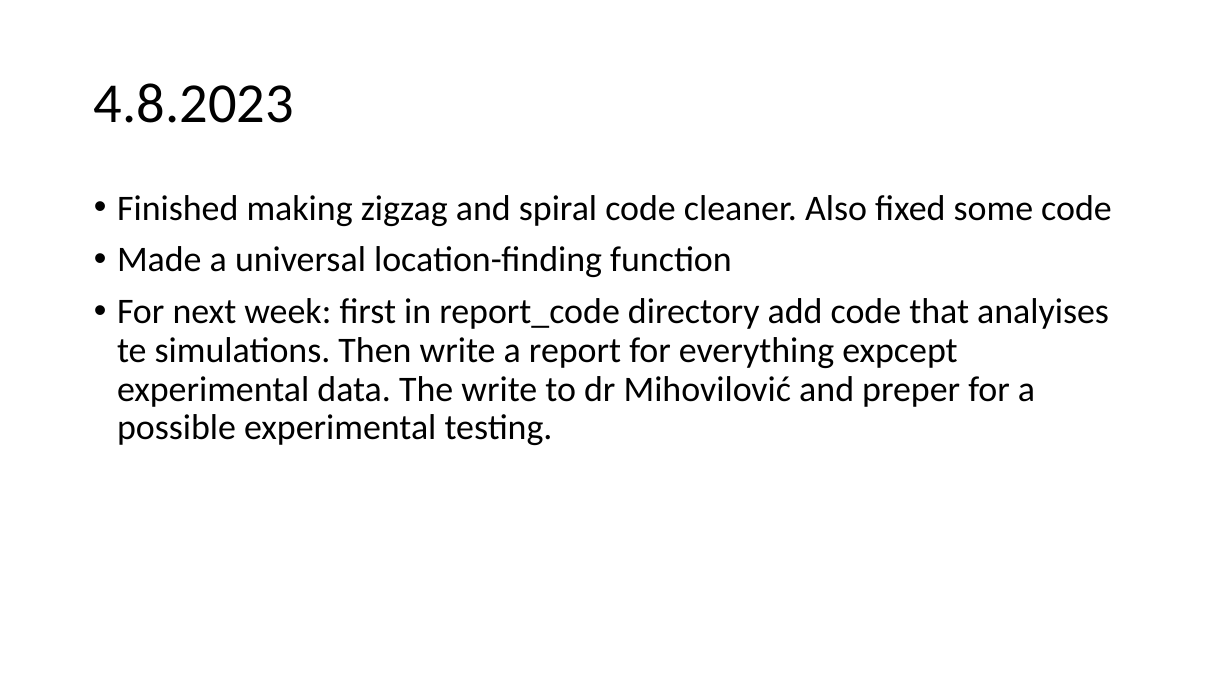
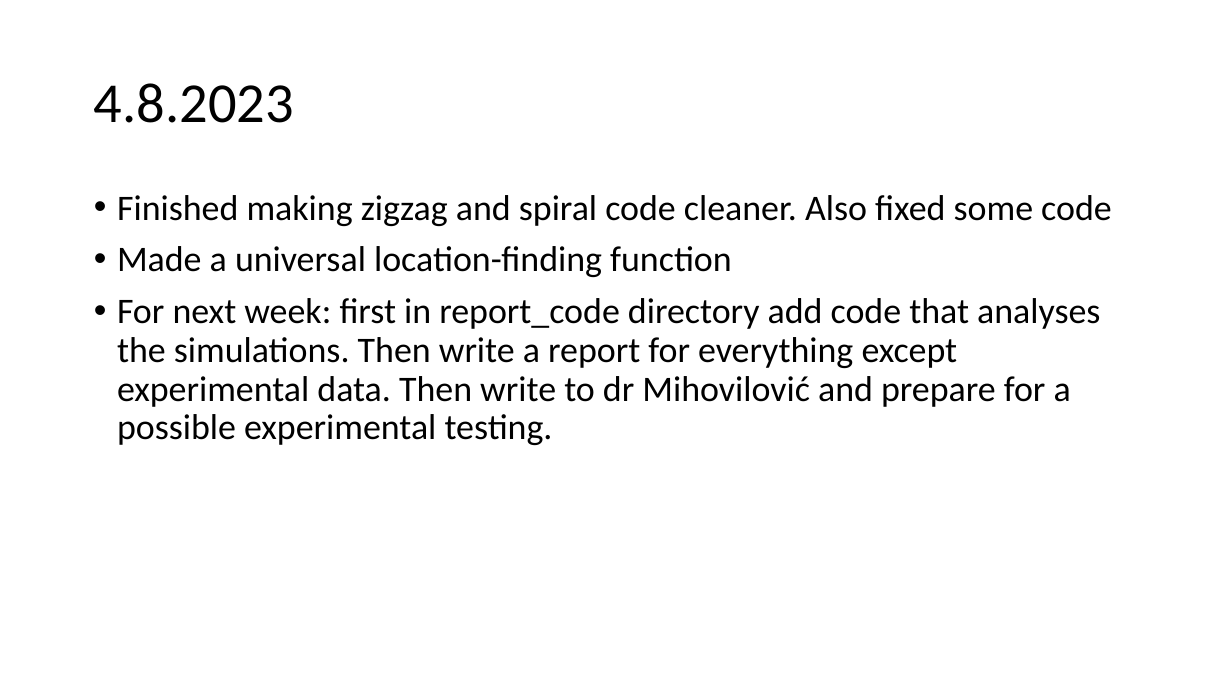
Before and after one commit to urhtrinko/DroneRadioactivity_student_job, a slide deck: slide 74 of reports/work_diary.pptx. Drawn at 1232x693 pixels with LibreOffice and Linux fonts; fonts in the diff are those of the drawing. Boxes give left, top, right and bottom in pixels: in the first picture for what was removed or moved away, otherwise in the second. Text is boxed around its words. In the diff, an @@ line names an element or a change of style, - is before the commit and + after.

```diff
--- a/reports/work_diary.pptx
+++ b/reports/work_diary.pptx
@@ text at box(117, 298, 1100, 445): text changed @@
-• For next week: first in report_code directory add code that analyises te simulations. Then write a report for everything expcept experimental data. The write to dr Mihovilović and preper for a possible experimental testing.
+• For next week: first in report_code directory add code that analyses the simulations. Then write a report for everything except experimental data. Then write to dr Mihovilović and prepare for a possible experimental testing.
```
Also in this commit, not shown: 2 slides added.
